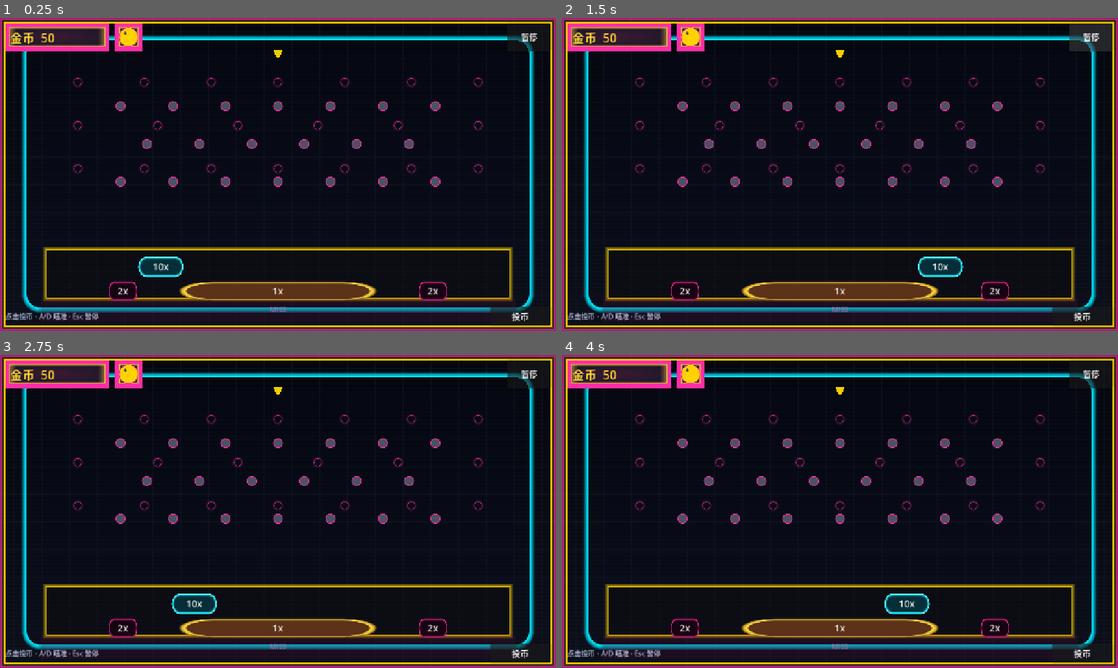
Above: before the commit, frames 1-4 (two rows, left to right).
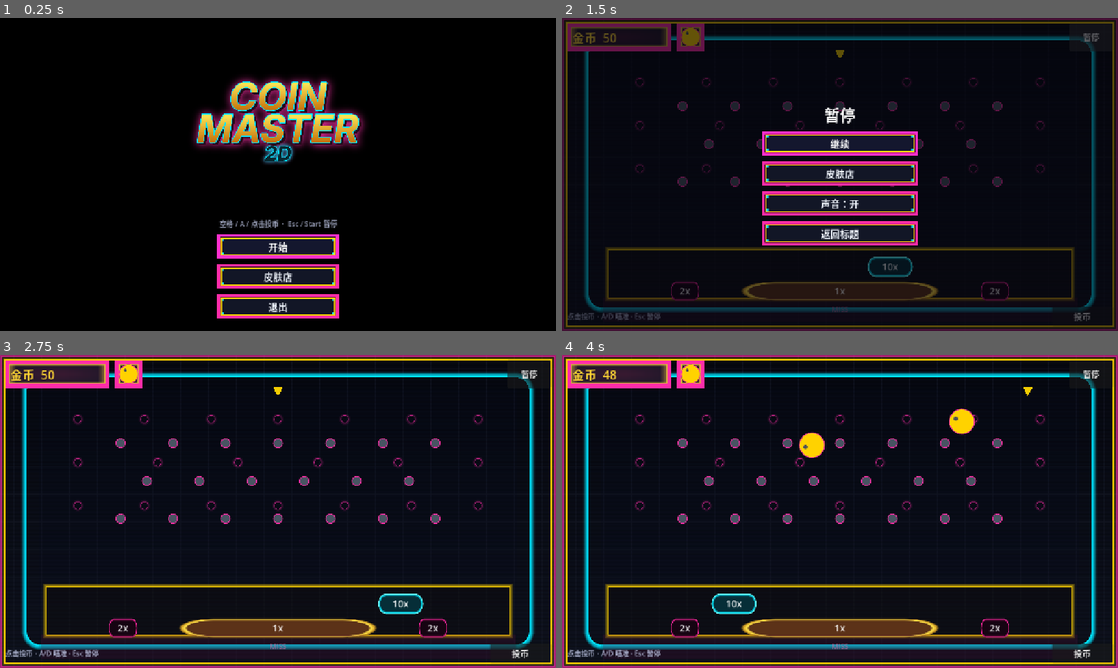
Above: after the commit, the same moments.

Repository: littleboss/coin-master
Game: Godot game, scene res://scenes/main.tscn
The game is run twice, just before and just after one commit, with the same random seed, the same clock (stepped at 60 frames per second) and the same inputs.
Inputs (mouse positions are in pixels of both pictures, inside the frame that each line leads up to):
- Up to frame 1 (0.25 s): no input
- Up to frame 2 (1.5 s): click (840, 246) at 0.5 s, where only the run after the commit has a clickable "开始"; click "暂停" at 1.25 s
- Up to frame 3 (2.75 s): click (278, 480) at 2 s, where only the run after the commit has a clickable "继续"
- Up to frame 4 (4 s): click "投币" at 2.75 s; tap Enter at 3.5 s; move the mouse to (962, 495) at 3.52 s; hold Right from 3.53 s (still down); tap A (aim_left) at 3.6 s; click (962, 495) at 3.67 s

The runs differ from the first frame. In frame 1, 42% of the frame differs, in the area x 0-100%, y 0-100%; in frame 2, 21%; in frame 3, 1.0%; in frame 4, 1.7%.
Error before the commit: Parse Error: Could not preload resource script "res://scripts/headless_smoke.gd". (res://scripts/main.gd:27)

Commit message:
Fix smoke parse error from a shadowed atlas variable.
Co-authored-by: aliao <zju.pigeon@gmail.com>

Diff:
--- a/scripts/headless_smoke.gd
+++ b/scripts/headless_smoke.gd
@@ -160,10 +160,10 @@
 		_check("unowned steel shows 150", steel_btn != null and steel_btn.text.contains("150"))
 		for i in 4:
 			var preview := shop._cards[i].find_child("Preview", true, false) as TextureRect
-			var atlas: AtlasTexture = null
+			var cell: AtlasTexture = null
 			if preview:
-				atlas = preview.texture as AtlasTexture
-			_check("card %d uses atlas cell" % i, atlas != null and atlas.atlas == CoinSkins.ATLAS and atlas.region == Rect2(i * 64, 0, 64, 64))
+				cell = preview.texture as AtlasTexture
+			_check("card %d uses atlas cell" % i, cell != null and cell.atlas == CoinSkins.ATLAS and cell.region == Rect2(i * 64, 0, 64, 64))
 		var gold_frame := shop._cards[0] as NinePatchRect
 		_check("card frame is hud 9-patch", gold_frame != null and gold_frame.texture == load("res://assets/ui/hud_panel_9patch.png"))
 		var gold_style := gold_btn.get_theme_stylebox("normal") as StyleBoxTexture
Not shown, changed: README.md
